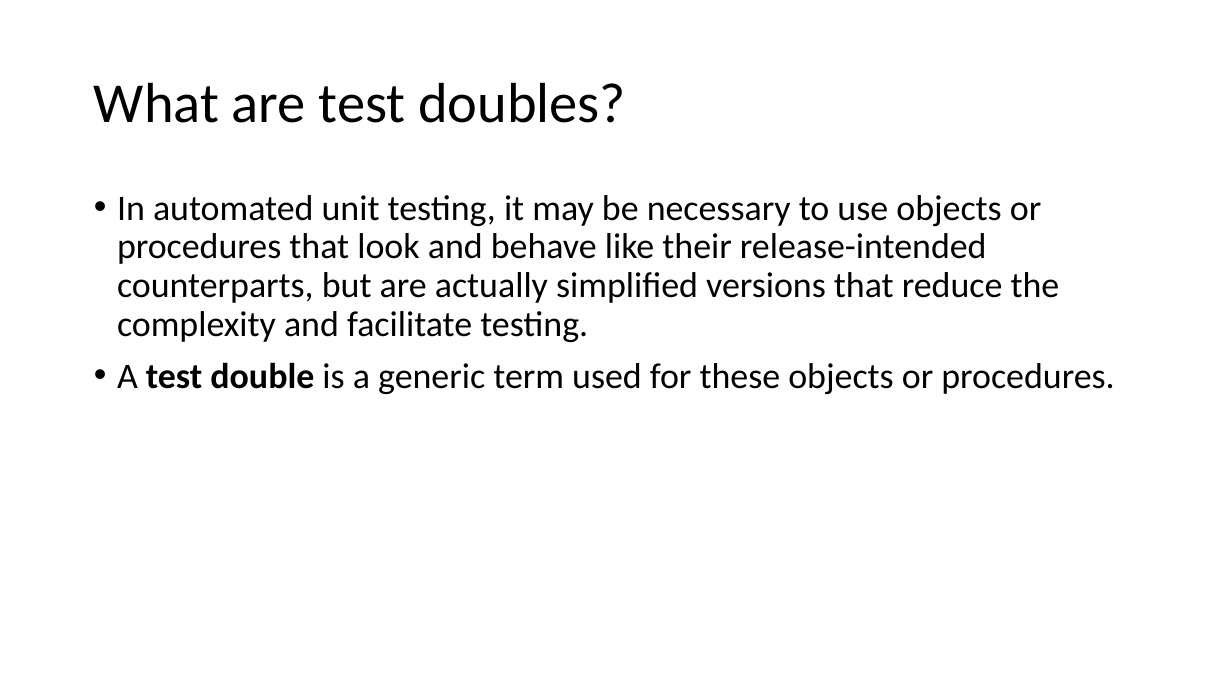
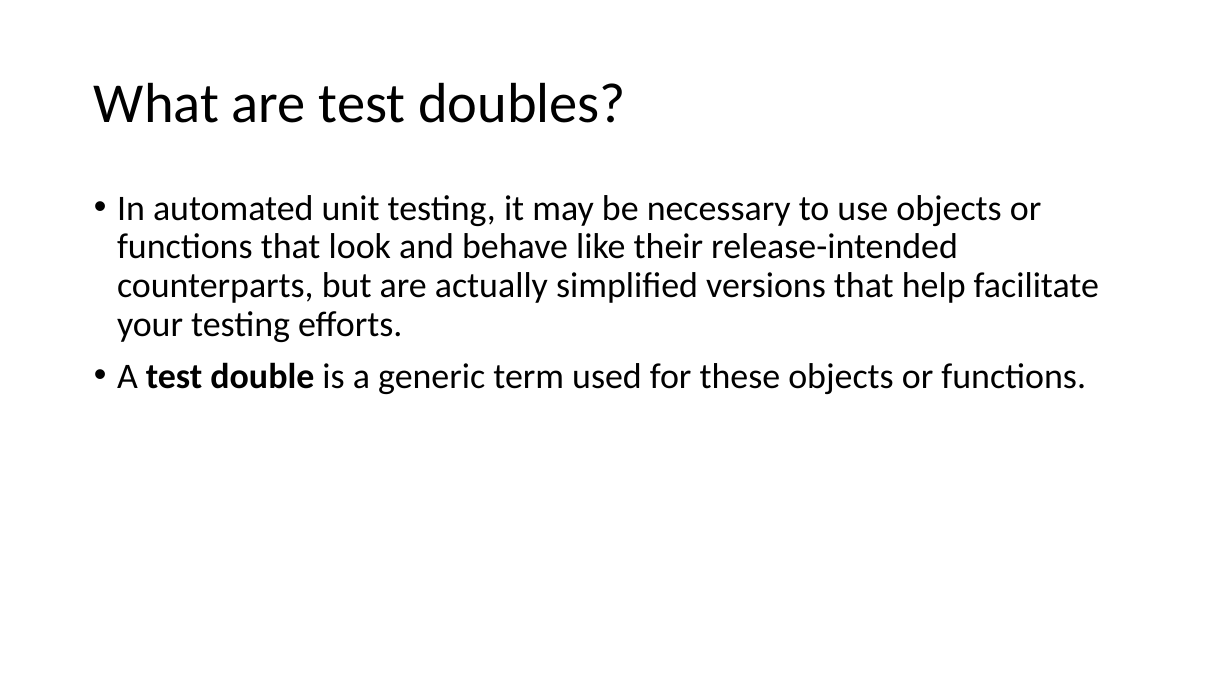
Before and after one commit to cebartling/test-driven, a slide deck: slide 2 of presentations/Test Doubles.pptx. Drawn at 1232x693 pixels with LibreOffice and Linux fonts; fonts in the diff are those of the drawing. Boxes give left, top, right and bottom in pixels: in the first picture for what was removed or moved away, otherwise in the second. Text is boxed around its words. In the diff, an @@ line names an element or a change of style, - is before the commit and + after.

Commit message:
Updates to Test Doubles presentation

```diff
--- a/presentations/Test Doubles.pptx
+++ b/presentations/Test Doubles.pptx
@@ text at bbox=[117, 195, 1099, 394]: text changed @@
-• In automated unit testing, it may be necessary to use objects or procedures that look and behave like their release-intended counterparts, but are actually simplified versions that reduce the complexity and facilitate testing.
-• A test double is a generic term used for these objects or procedures.
+• In automated unit testing, it may be necessary to use objects or functions that look and behave like their release-intended counterparts, but are actually simplified versions that help facilitate your testing efforts.
+• A test double is a generic term used for these objects or functions.
```
Also in this commit, not shown: 1 other slide changed, 3 slides added, 6 slides removed.
